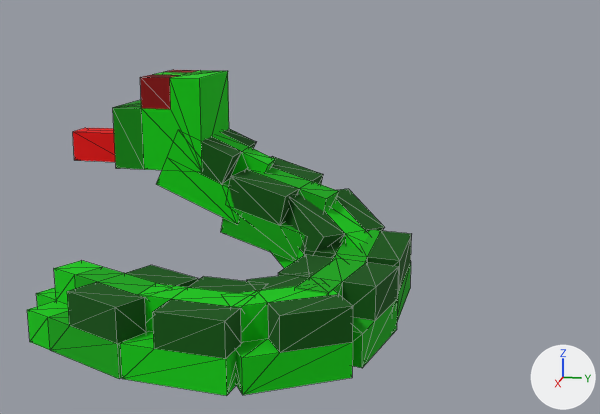
Before and after pictures for a commit that changed the FBX model assets/Models/snake2.fbx.
Both versions are drawn from a 50 mm lens placed at (2.43, 0.53, 0.96), pointed at (-0.06, 0.03, 0.34). Arrows for +X, +Y and +Z are at lower right; the lights stay in place. Mesh edges are drawn as thin lines. Where no turn or scale is listed for an object, it has been applied to the vertices.

Objects in the first picture: 'c1', 'c2', 'c3', 'c4', 'c5', 'c6', 'c7', 'cabeza', 'cola'.
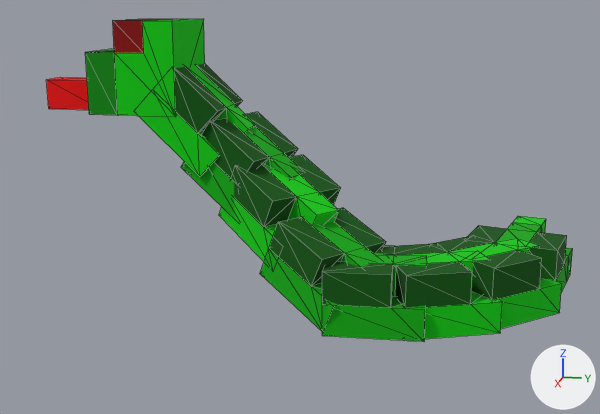
Boxes (x1, y1, x2, y2) around the edits, measured in the pictures (600 x 414 px):
'cabeza', moved
    before: (73, 70, 229, 172)
    after: (46, 19, 205, 117)
'c6', moved, turned
    before: (222, 275, 353, 395)
    after: (394, 244, 502, 341)
'c7', moved, turned
    before: (120, 276, 257, 396)
    after: (432, 236, 562, 329)
'cola', moved, turned
    before: (27, 260, 198, 379)
    after: (469, 216, 573, 293)
'c2', moved, turned
    before: (221, 156, 339, 261)
    after: (181, 112, 298, 219)
'c1', moved, turned
    before: (156, 129, 275, 224)
    after: (134, 64, 256, 176)
'c3', moved, turned
    before: (271, 189, 385, 268)
    after: (219, 155, 341, 261)
'c5', moved, turned
    before: (278, 254, 399, 368)
    after: (322, 245, 427, 342)
'c4', moved, turned
    before: (305, 230, 412, 322)
    after: (260, 208, 386, 331)

Patch to the scene script:
```diff
--- a/assets/Models/snake2.fbx.py
+++ b/assets/Models/snake2.fbx.py
@@ ob_c5 @@
 ob_c5 = bpy.data.objects.new('c5', me_objobject_005)
-ob_c5.location = (0.162, 0.165, 0.089)
-ob_c5.rotation_euler = (1.571, 0.0, -1.802)  # degrees (90, 0, -103)
+ob_c5.location = (0.007, 0.28, 0.089)
+ob_c5.rotation_euler = (1.571, 0.0, 0.055)  # degrees (90, 0, 3.2)
@@ ob_cabeza @@
 ob_cabeza = bpy.data.objects.new('cabeza', me_objobject_003)
-ob_cabeza.location = (-0.199, -0.412, 0.567)
+ob_cabeza.location = (-0.199, -0.495, 0.743)
@@ ob_c2 @@
 ob_c2 = bpy.data.objects.new('c2', me_objobject_008)
-ob_c2.location = (-0.241, -0.05, 0.277)
-ob_c2.rotation_euler = (1.324, 0.0548, -0.233)  # degrees (76, 3.1, -13)
+ob_c2.location = (-0.263, -0.182, 0.408)
+ob_c2.rotation_euler = (0.933, -0.016, -0.283)  # degrees (53, -0.9, -16)
@@ ob_c1 @@
 ob_c1 = bpy.data.objects.new('c1', me_objobject_009)
-ob_c1.location = (-0.237, -0.261, 0.463)
-ob_c1.rotation_euler = (1.147, 0.0, 0.0)  # degrees (66, 0, 0)
+ob_c1.location = (-0.237, -0.313, 0.632)
+ob_c1.rotation_euler = (0.812, 0.0, 0.0)  # degrees (47, 0, 0)
@@ ob_c7 @@
 ob_c7 = bpy.data.objects.new('c7', me_objobject_010)
-ob_c7.location = (0.427, -0.144, 0.11)
-ob_c7.rotation_euler = (1.571, 0.0, 3.011)  # degrees (90, 0, 173)
+ob_c7.location = (-0.206, 0.617, 0.11)
+ob_c7.rotation_euler = (1.571, 0.0, 0.749)  # degrees (90, 0, 43)
@@ ob_c3 @@
 ob_c3 = bpy.data.objects.new('c3', me_objobject_007)
-ob_c3.location = (-0.22, 0.094, 0.223)
-ob_c3.rotation_euler = (1.025, -0.0859, -0.583)  # degrees (59, -4.9, -33)
+ob_c3.location = (-0.2, -0.05, 0.333)
+ob_c3.rotation_euler = (1.119, -0.0124, -0.612)  # degrees (64, -0.7, -35)
@@ ob_c4 @@
 ob_c4 = bpy.data.objects.new('c4', me_objobject_006)
-ob_c4.location = (-0.042, 0.216, 0.115)
-ob_c4.rotation_euler = (1.41, -0.0172, -1.676)  # degrees (81, -1, -96)
+ob_c4.location = (-0.029, 0.17, 0.149)
+ob_c4.rotation_euler = (1.16, -0.0277, -0.572)  # degrees (66, -1.6, -33)
@@ ob_c6 @@
 ob_c6 = bpy.data.objects.new('c6', me_objobject_004)
-ob_c6.location = (0.365, 0.086, 0.11)
-ob_c6.rotation_euler = (1.571, 0.0, -2.602)  # degrees (90, 0, -149)
+ob_c6.location = (-0.078, 0.446, 0.11)
+ob_c6.rotation_euler = (1.571, 0.0, 0.383)  # degrees (90, 0, 22)
@@ ob_cola @@
 ob_cola = bpy.data.objects.new('cola', me_objobject_002)
-ob_cola.location = (0.272, -0.49, 0.113)
-ob_cola.rotation_euler = (1.571, 0.0, 2.67)  # degrees (90, 0, 153)
+ob_cola.location = (-0.5, 0.766, 0.113)
+ob_cola.rotation_euler = (1.571, 0.0, 1.33)  # degrees (90, 0, 76)
```
